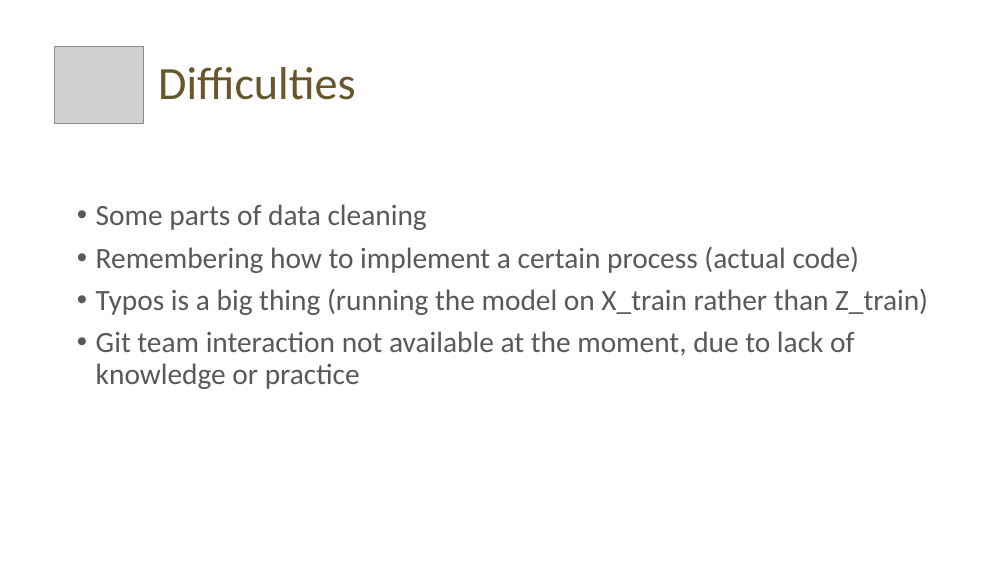
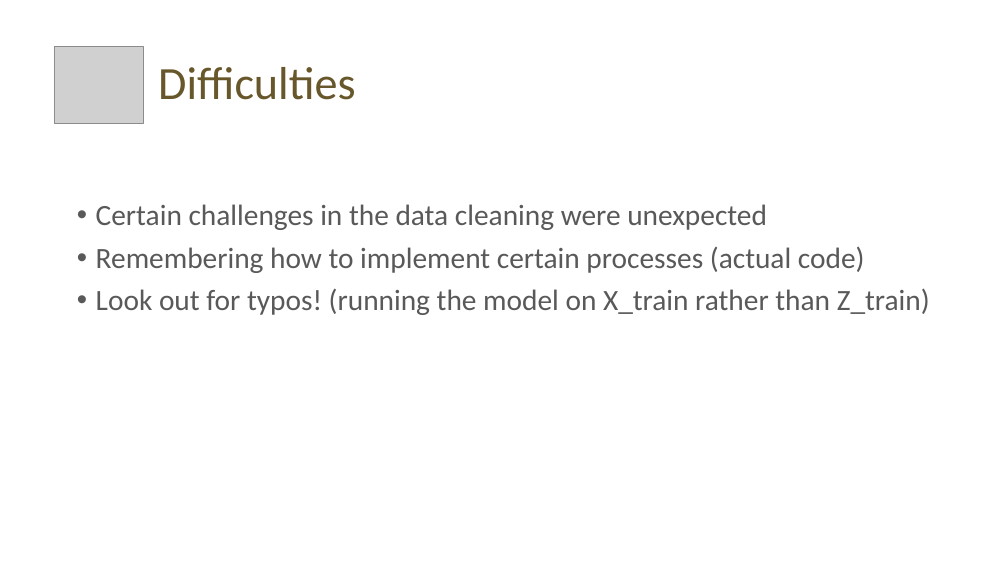
Before and after one commit to Jgates62/hackathon_predicting_income, a slide deck: slide 4 of presentation.pptx. Drawn at 1008x567 pixels with LibreOffice and Linux fonts; fonts in the diff are those of the drawing; grey boxes stand for pictures. Boxes give left, top, right and bottom in pixels: in the first picture for what was removed or moved away, otherwise in the second. Text is boxed around its words. In the diff, an @@ line names an element or a change of style, - is before the commit and + after.

```diff
--- a/presentation.pptx
+++ b/presentation.pptx
@@ text at box(96, 204, 930, 315): text changed @@
-• Some parts of data cleaning
-• Remembering how to implement a certain process (actual code)
-• Typos is a big thing (running the model on X_train rather than Z_train)
-• Git team interaction not available at the moment, due to lack of knowledge or practice
+• Certain challenges in the data cleaning were unexpected
+• Remembering how to implement certain processes (actual code)
+• Look out for typos! (running the model on X_train rather than Z_train)
```
Also in this commit, not shown: 2 other slides changed, 3 other files.
